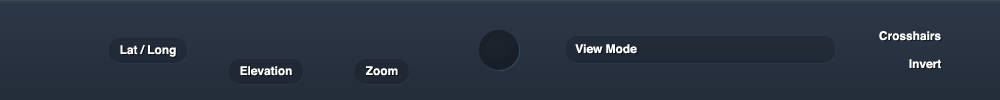
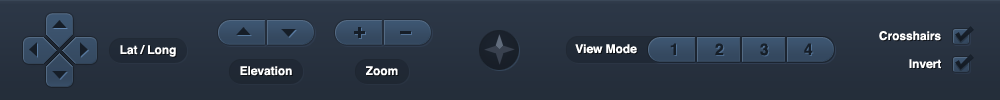
Before/after of a 1000 × 100 layered artwork. What changed in the layer stack:
showed group "invert" (3 layers) over [953, 54, 974, 72]
showed group "crosshairs" (3 layers) over [953, 26, 974, 44]
renamed "view copy" to "view", showed the group it (5 layers) over [648, 37, 834, 62]
renamed "cross flat" to "cross", showed it over [484, 34, 515, 65]
showed group "zoom" (2nd of 2, in "Stage") (3 layers) over [335, 20, 431, 45]
showed group "elevation" (3rd of 3, in "Stage") (2 layers) over [218, 20, 314, 45]
showed group "lat long" (2nd of 2, in "Stage") (5 layers) over [22, 12, 98, 88]
